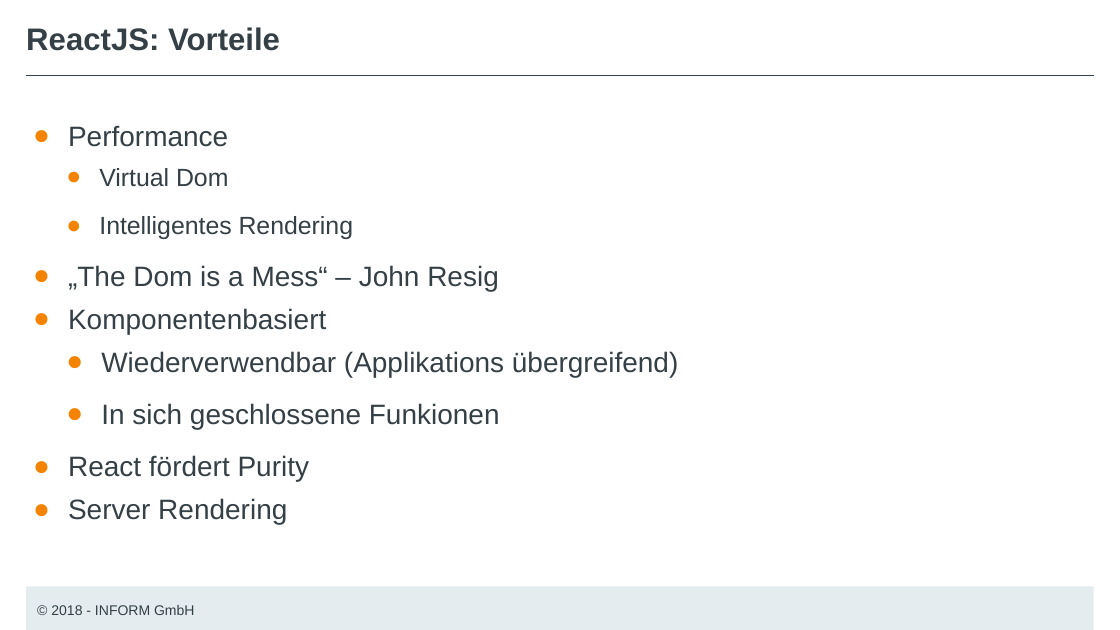
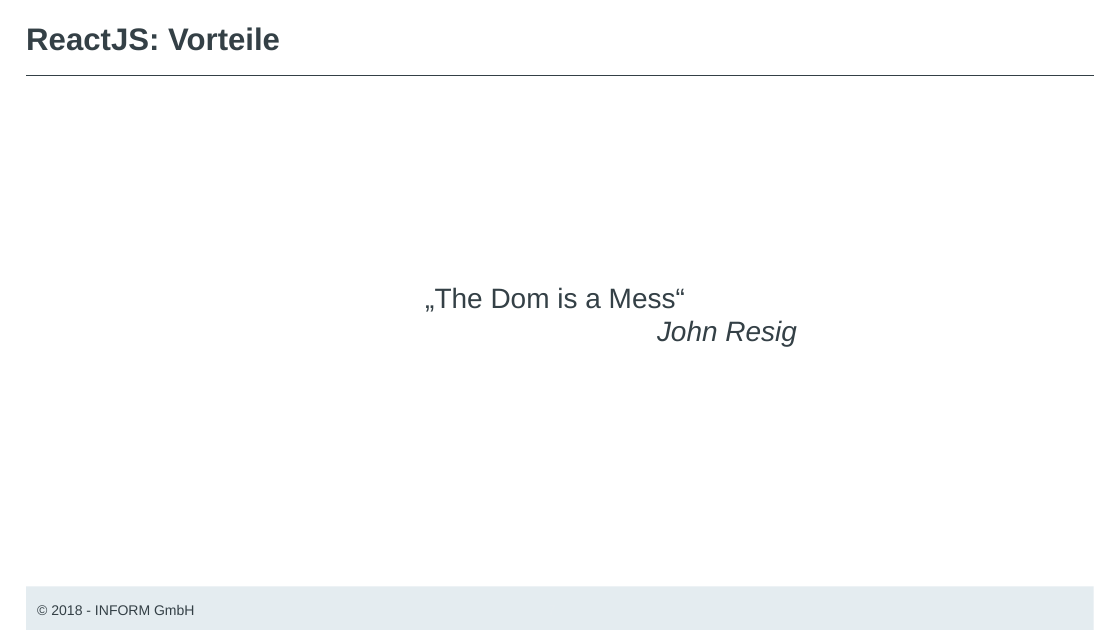
Before and after one commit to finnatinform/tutorial-react, a slide deck: slide 7 of lesson-01-spa/SinglePageApplications.pptx (slide 6 before the commit). Drawn at 1120x630 pixels with LibreOffice and Linux fonts; fonts in the diff are those of the drawing; background and template pictures are left out. Boxes give left, top, right and bottom in pixels: in the first picture for what was removed or moved away, otherwise in the second. Text is boxed around its words. In the diff, an @@ line names an element or a change of style, - is before the commit and + after.

Commit message:
updated presentation

```diff
--- a/lesson-01-spa/SinglePageApplications.pptx
+++ b/lesson-01-spa/SinglePageApplications.pptx
@@ text removed at (68,125,678,524) @@
-● Performance
-    ● Virtual Dom
-    ● Intelligentes Rendering
-● „The Dom is a Mess“ – John Resig
-● Komponentenbasiert
-  ● Wiederverwendbar (Applikations übergreifend)
-  ● In sich geschlossene Funkionen
-● React fördert Purity
-● Server Rendering
@@ text added at (425,287,797,346), 18 pt, text #344046 @@
+„The Dom is a Mess“
+John Resig
```
Also in this commit, not shown: 2 slides added.
